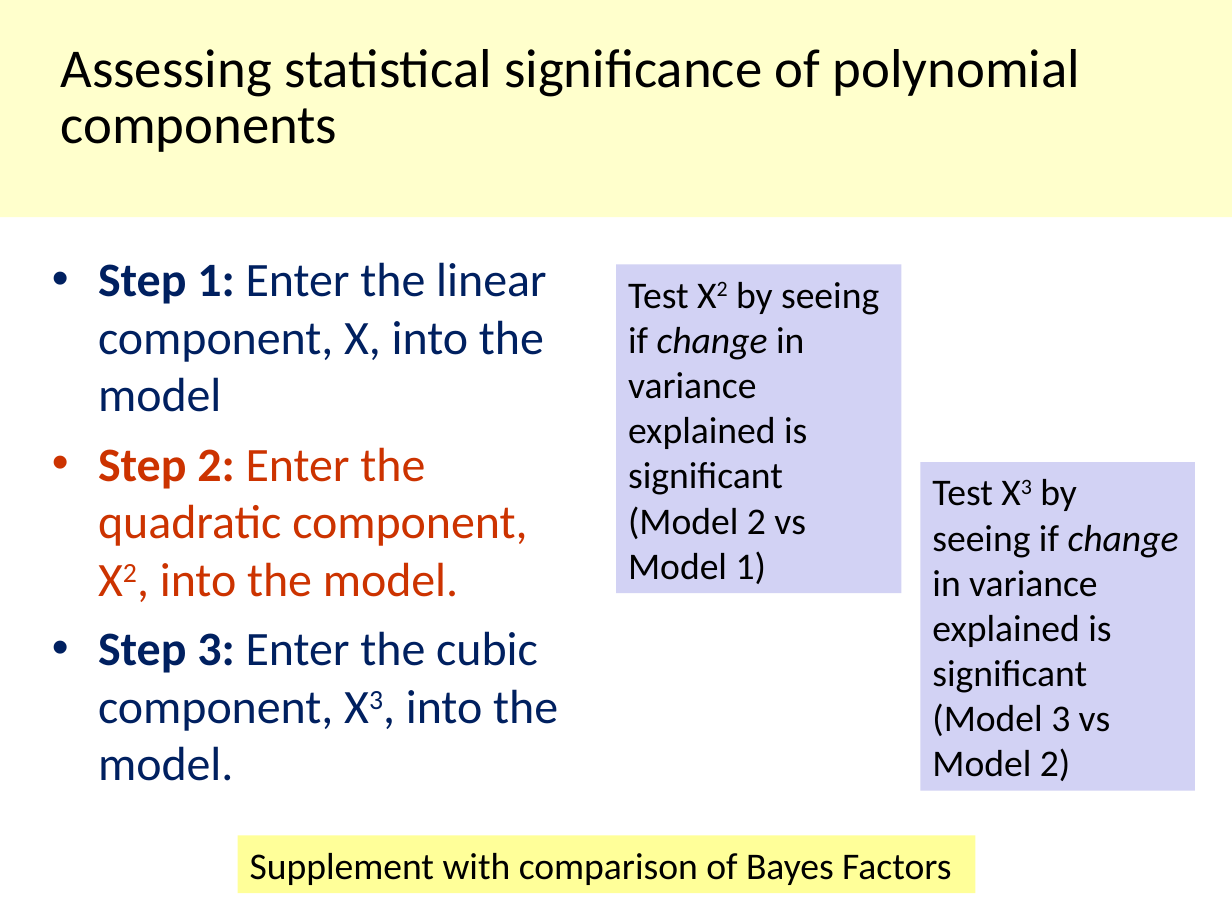
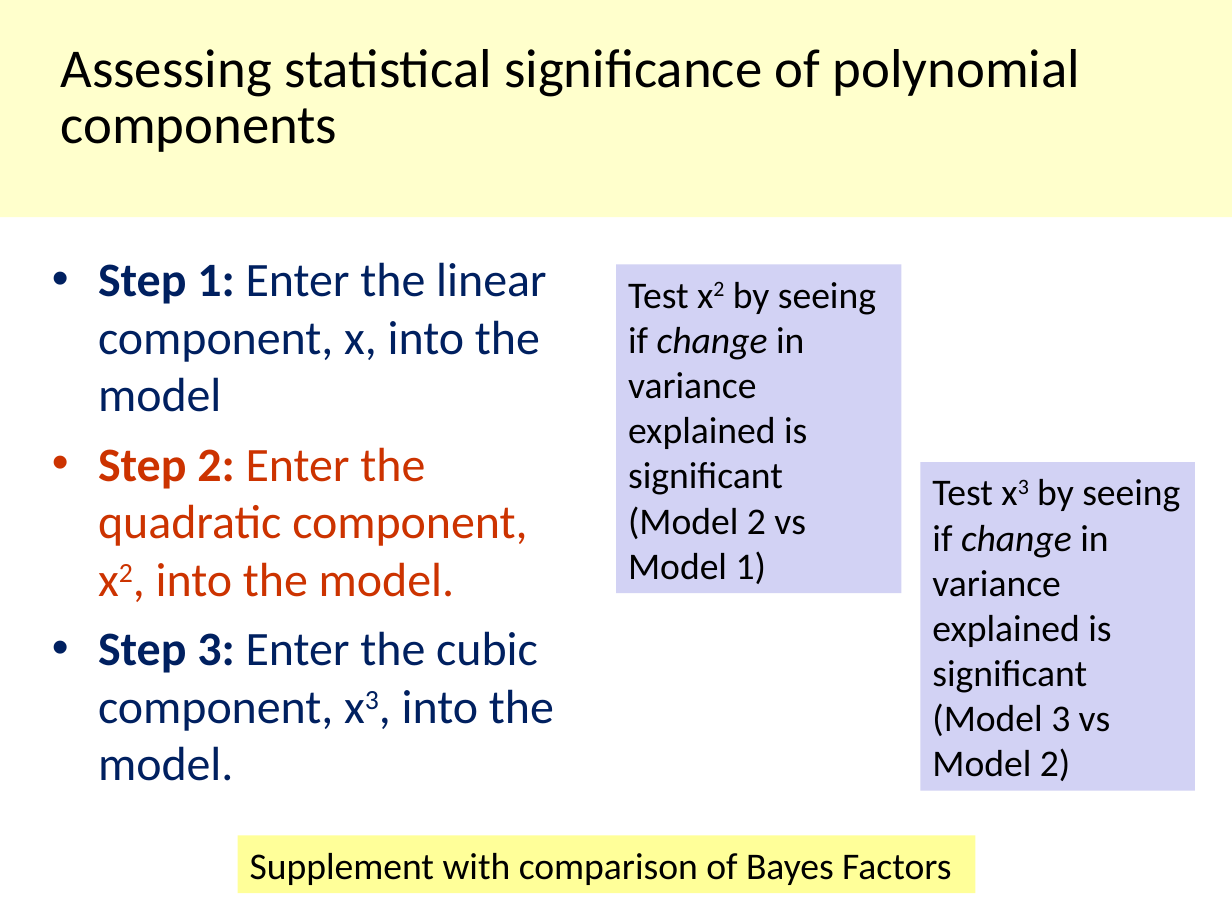
Before and after one commit to chrisjberry/datafluencyCB, a slide deck: slide 27 of docs/slides/regression3-chris.ppt. Drawn at 1232x924 pixels with LibreOffice and Linux fonts; fonts in the diff are those of the drawing. Boxes give left, top, right and bottom in pixels: in the first picture for what was removed or moved away, otherwise in the second. Text is boxed around its words. In the diff, an @@ line names an element or a change of style, - is before the commit and + after.

```diff
--- a/docs/slides/regression3-chris.ppt
+++ b/docs/slides/regression3-chris.ppt
@@ text at (x1=98, y1=262, x2=554, y2=781): text changed @@
-• Step 1: Enter the linear component, X, into the model
-• Step 2: Enter the quadratic component, X2, into the model.
-• Step 3: Enter the cubic component, X3, into the model.
+• Step 1: Enter the linear component, x, into the model
+• Step 2: Enter the quadratic component, x2, into the model.
+• Step 3: Enter the cubic component, x3, into the model.
@@ text in rectangle at (x1=628, y1=282, x2=876, y2=495): text changed @@
-Test X2 by seeing if change in variance explained is significant
+Test x2 by seeing if change in variance explained is significant
@@ text in rectangle at (x1=932, y1=479, x2=1180, y2=693): text changed @@
-Test X3 by seeing if change in variance explained is significant
+Test x3 by seeing if change in variance explained is significant
```
Also in this commit, not shown: 1 other slide changed, 1 other file.
